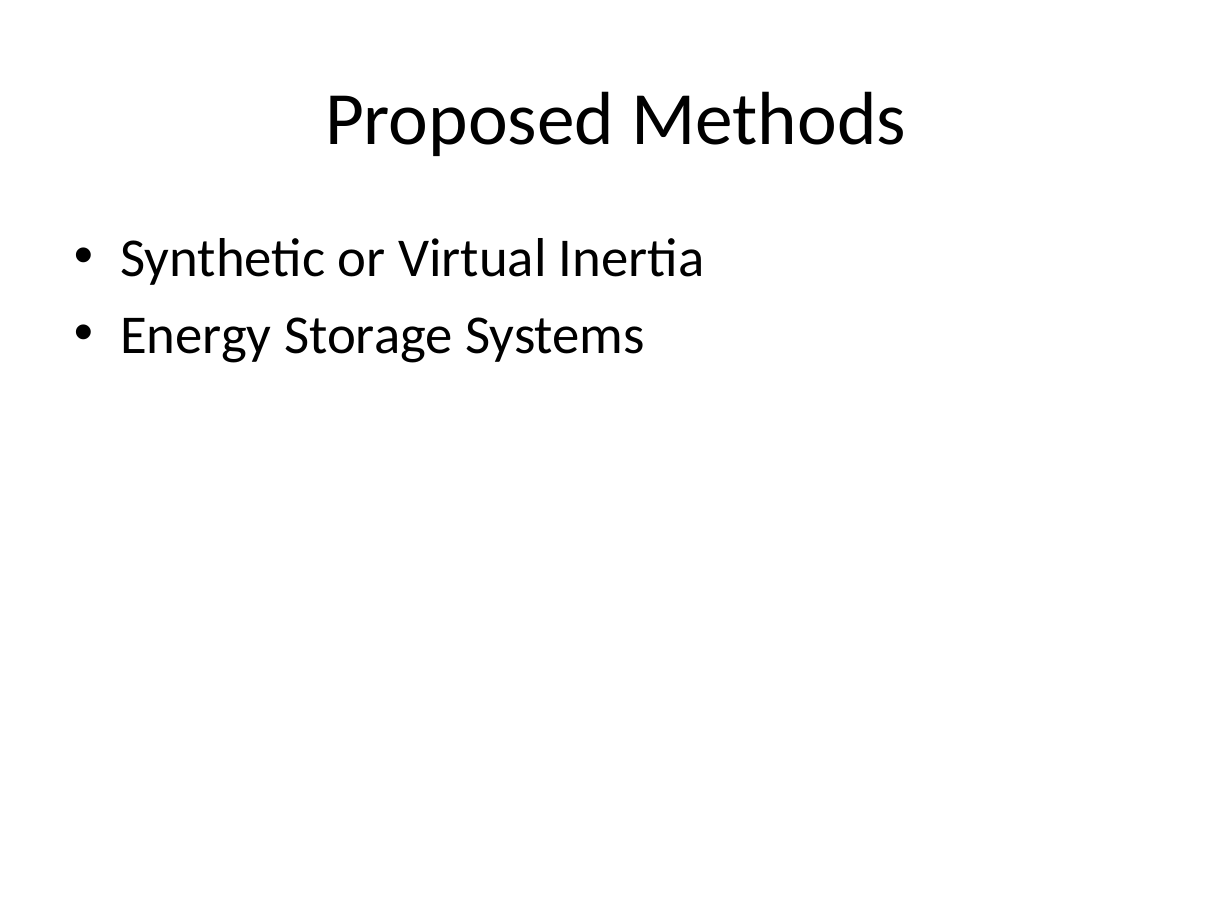
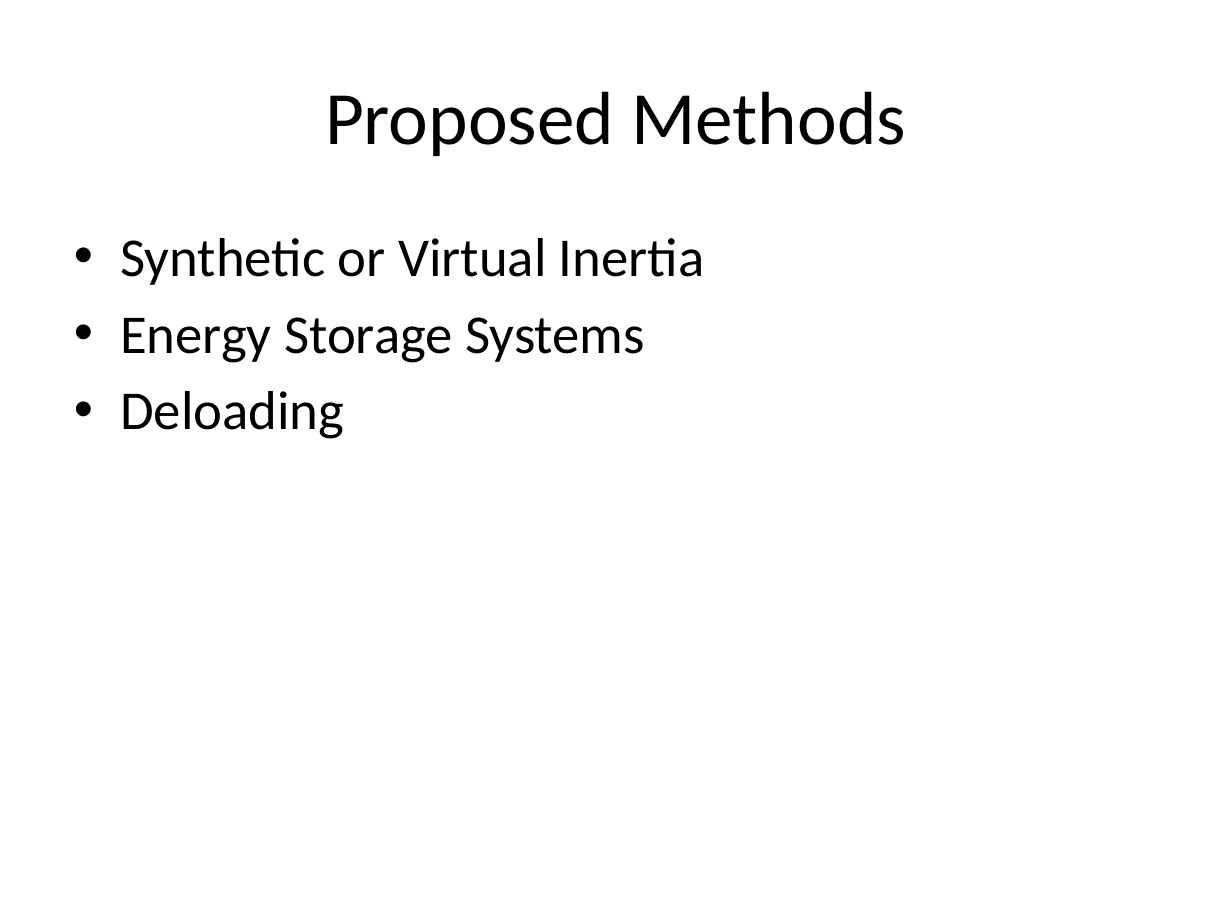
Before and after one commit to mswan96/SUPERB, a slide deck: slide 8 of Literature Review.pptx. Drawn at 1232x924 pixels with LibreOffice and Linux fonts; fonts in the diff are those of the drawing. Boxes give left, top, right and bottom in pixels: in the first picture for what was removed or moved away, otherwise in the second. Text is boxed around its words. In the diff, an @@ line names an element or a change of style, - is before the commit and + after.

```diff
--- a/Literature Review.pptx
+++ b/Literature Review.pptx
@@ text at [120, 391, 344, 439]: paragraph added @@
+• Deloading
```
Also in this commit, not shown: 4 other slides changed, 2 slides added.
